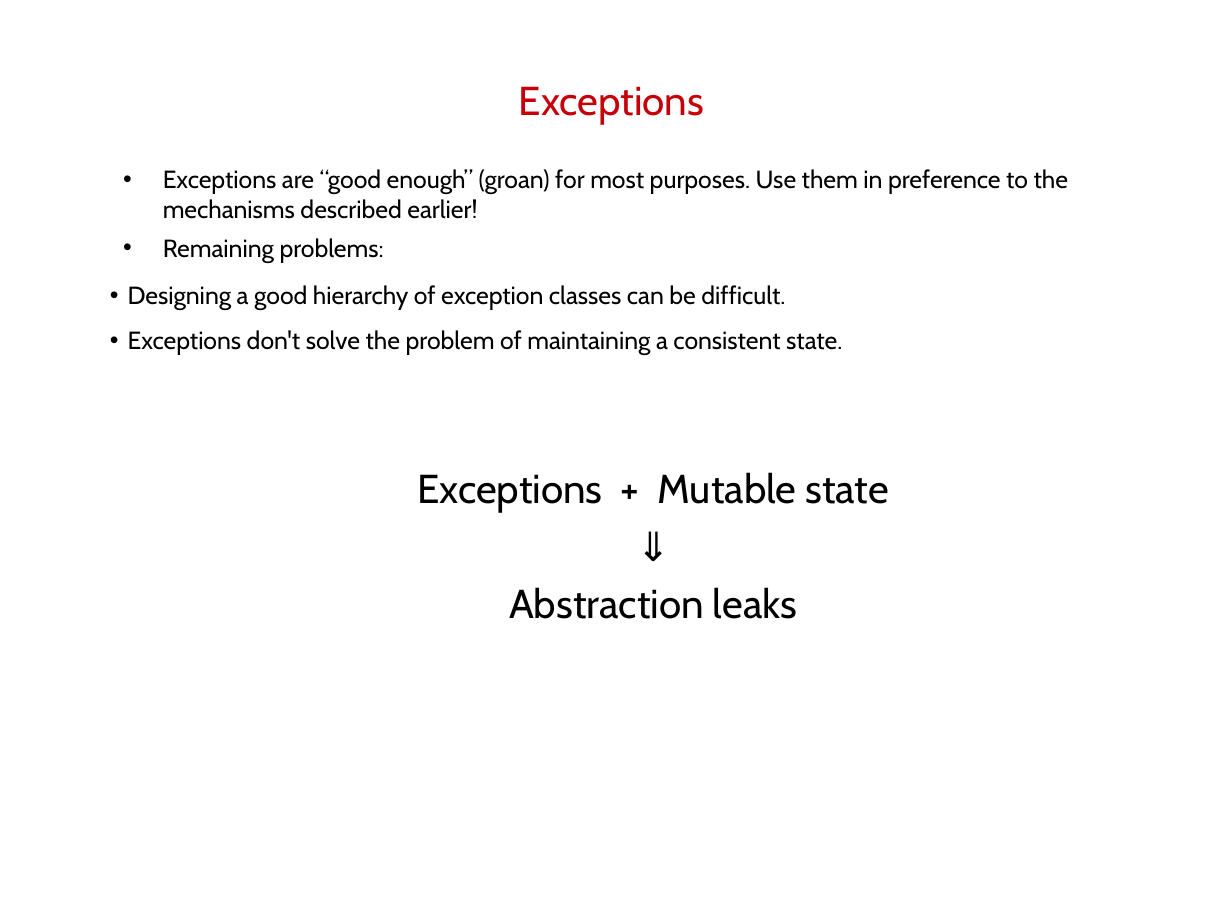
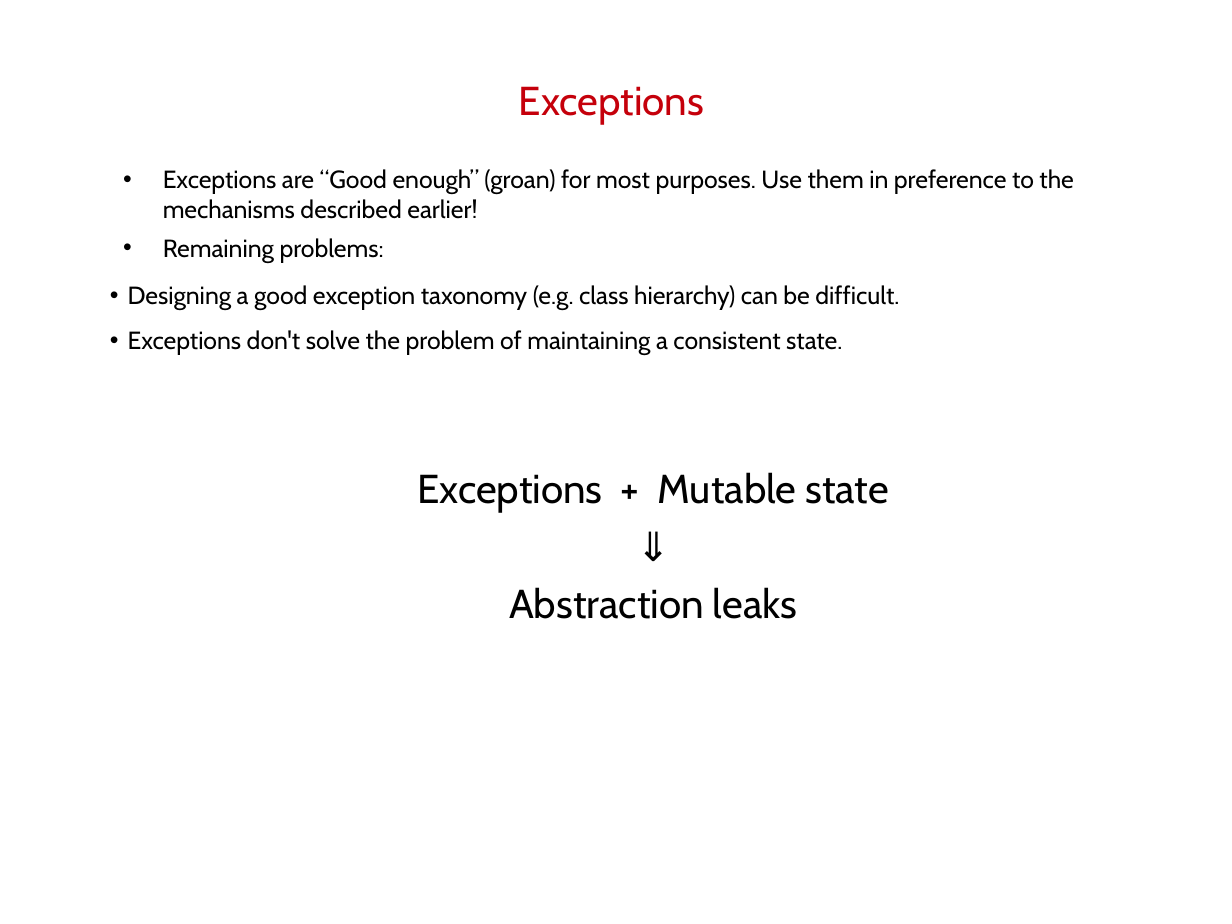
Before and after one commit to noether-lang/noether, a slide deck: slide 13 of doc/presentations/StrangeLoop2014/handling.odp. Drawn at 1232x924 pixels with LibreOffice and Linux fonts; fonts in the diff are those of the drawing; background and template pictures are left out. Boxes give left, top, right and bottom in pixels: in the first picture for what was removed or moved away, otherwise in the second. Text is boxed around its words. In the diff, an @@ line names an element or a change of style, - is before the commit and + after.

```diff
--- a/doc/presentations/StrangeLoop2014/handling.odp
+++ b/doc/presentations/StrangeLoop2014/handling.odp
@@ text at (163, 169, 1073, 219): text changed @@
-• Exceptions are “good enough” (groan) for most purposes. Use them in preference to the mechanisms described earlier!
+• Exceptions are “Good enough” (groan) for most purposes. Use them in preference to the mechanisms described earlier!
@@ text at (128, 285, 899, 310): text changed @@
-  • Designing a good hierarchy of exception classes can be difficult.
+  • Designing a good exception taxonomy (e.g. class hierarchy) can be difficult.
```
Also in this commit, not shown: 21 other slides changed, 1 slide added, 2 other files.
